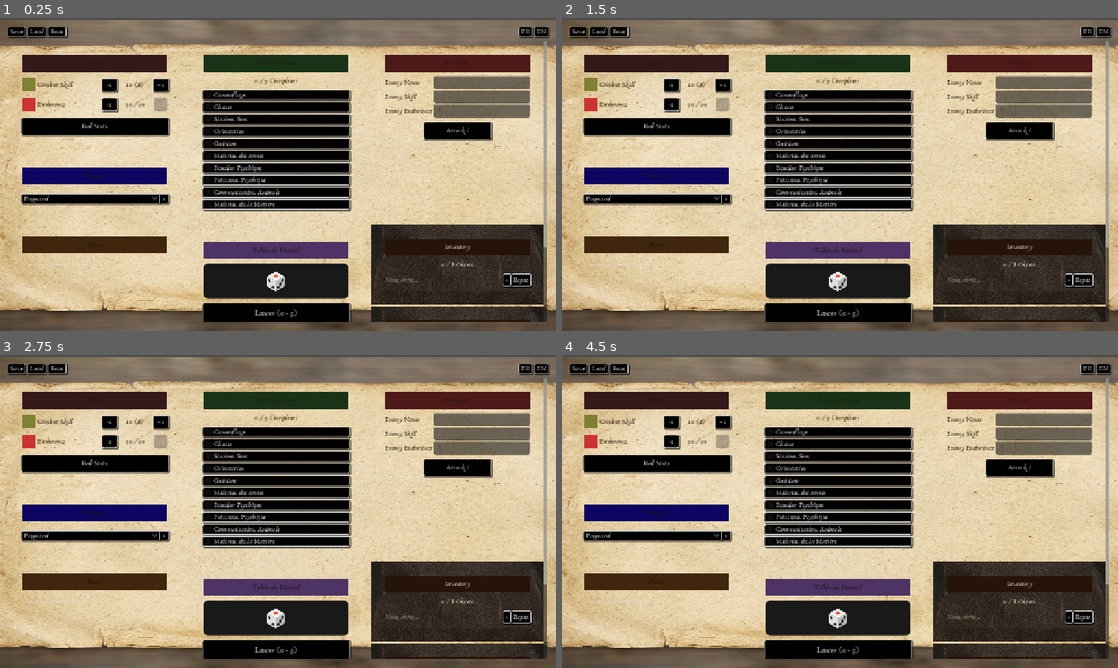
Above: before the commit, frames 1-4 (two rows, left to right).
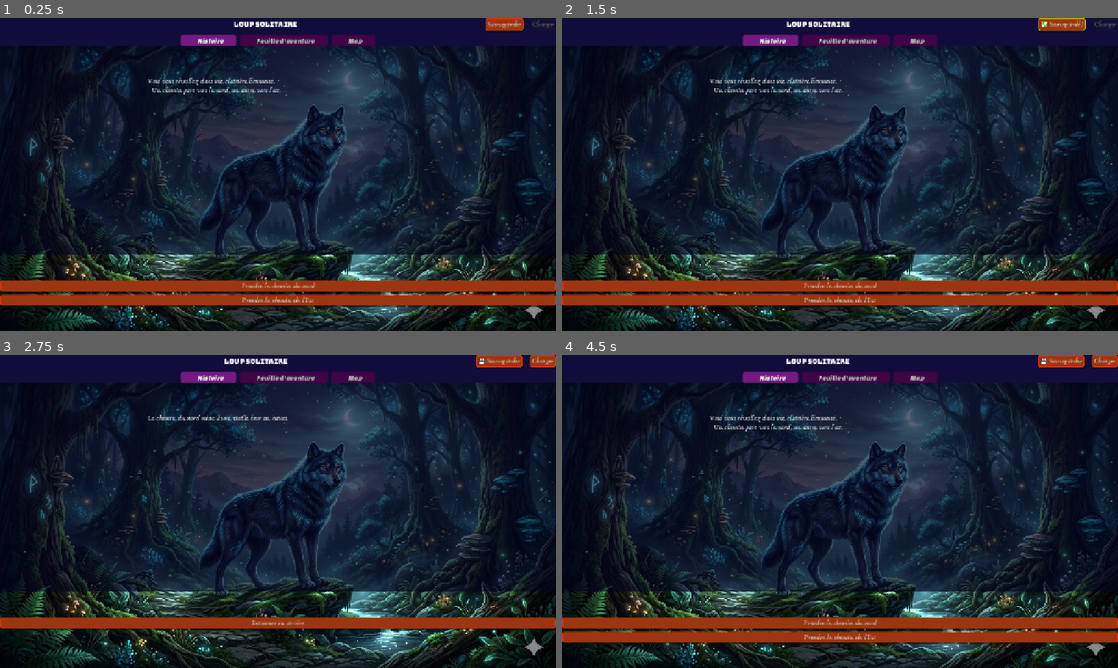
Above: after the commit, the same moments.

Repository: Pascal-Casier/LoupSolitaireApp
Game: Godot game, scene res://heros.tscn
Two runs of this game, one before a commit and one after it. Both use one fixed random seed, a clock stepped at 60 frames per second and the inputs below. Before the commit the project starts from res://scenes/main/Main.tscn.
Inputs (mouse positions are in pixels of both pictures, inside the frame that each line leads up to):
- Up to frame 1 (0.25 s): no input
- Up to frame 2 (1.5 s): click "Save" (after the commit: "Sauvegarder") at 0.5 s; click "Save" (after the commit: "✅ Sauvegardé !") at 1.25 s
- Up to frame 3 (2.75 s): click (278, 624) at 2 s, where only the run after the commit has a clickable "Prendre le chemin du nord"
- Up to frame 4 (4.5 s): click "Save" (after the commit: "💾 Sauvegarder") at 2.75 s; click "Load" (after the commit: "Charger") at 3.5 s; click (840, 624) at 4.25 s, where only the run after the commit has a clickable "Retourner en arrière"

The runs differ from the first frame. In frame 1, 97% of the frame differs, in the area x 0-100%, y 0-100%; in frame 2, 97%; in frame 3, 97%; in frame 4, 97%.
Error before the commit: Invalid call. Nonexistent function 'display_section' in base 'Nil'. (res://book/book_manager.gd:40)

Commit message:
small changes ui

Diff:
--- a/project.godot
+++ b/project.godot
@@ -16,7 +16,7 @@
 
 config/name="Loup Solitaire"
 config/description="Feuille d'Aventure Interactive de type Loup Solitaire"
-run/main_scene="res://scenes/main/Main.tscn"
+run/main_scene="uid://vsoj0l4fojbx"
 config/features=PackedStringArray("4.6", "Forward Plus")
 config/icon="res://icon.svg"
 
